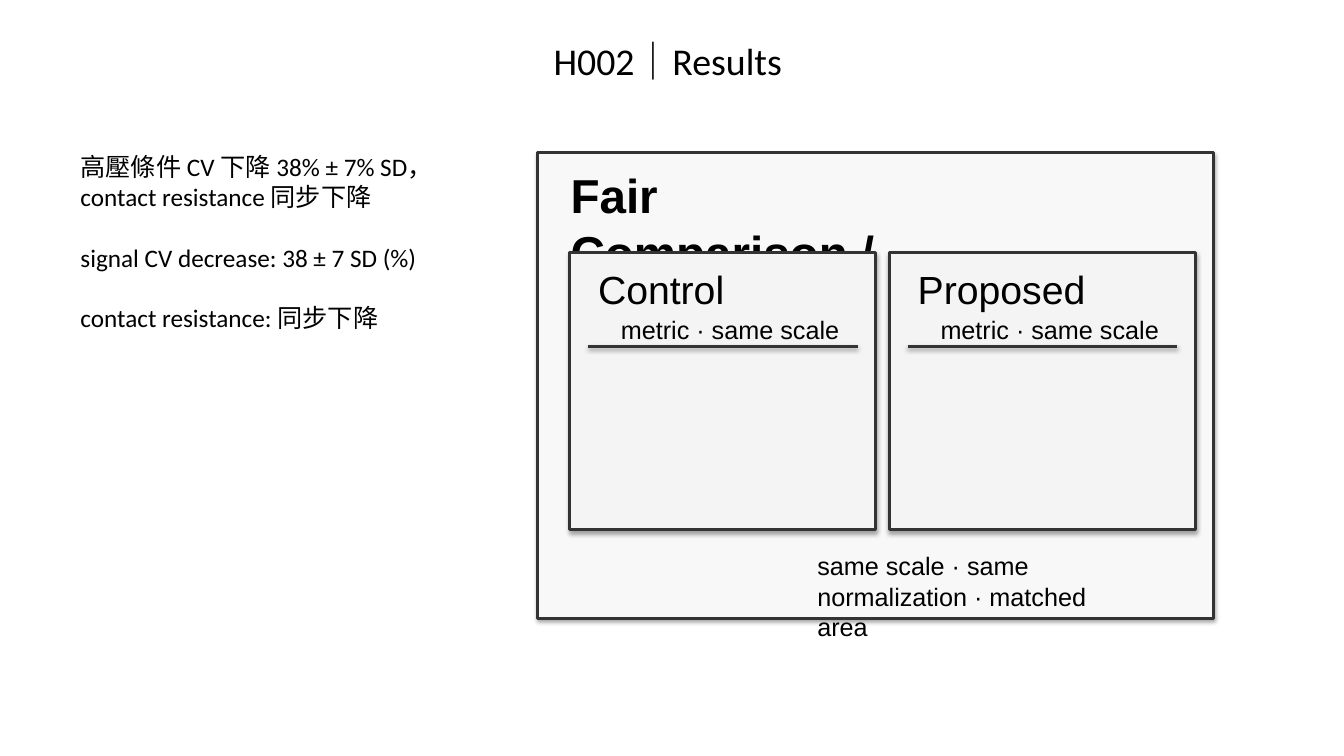
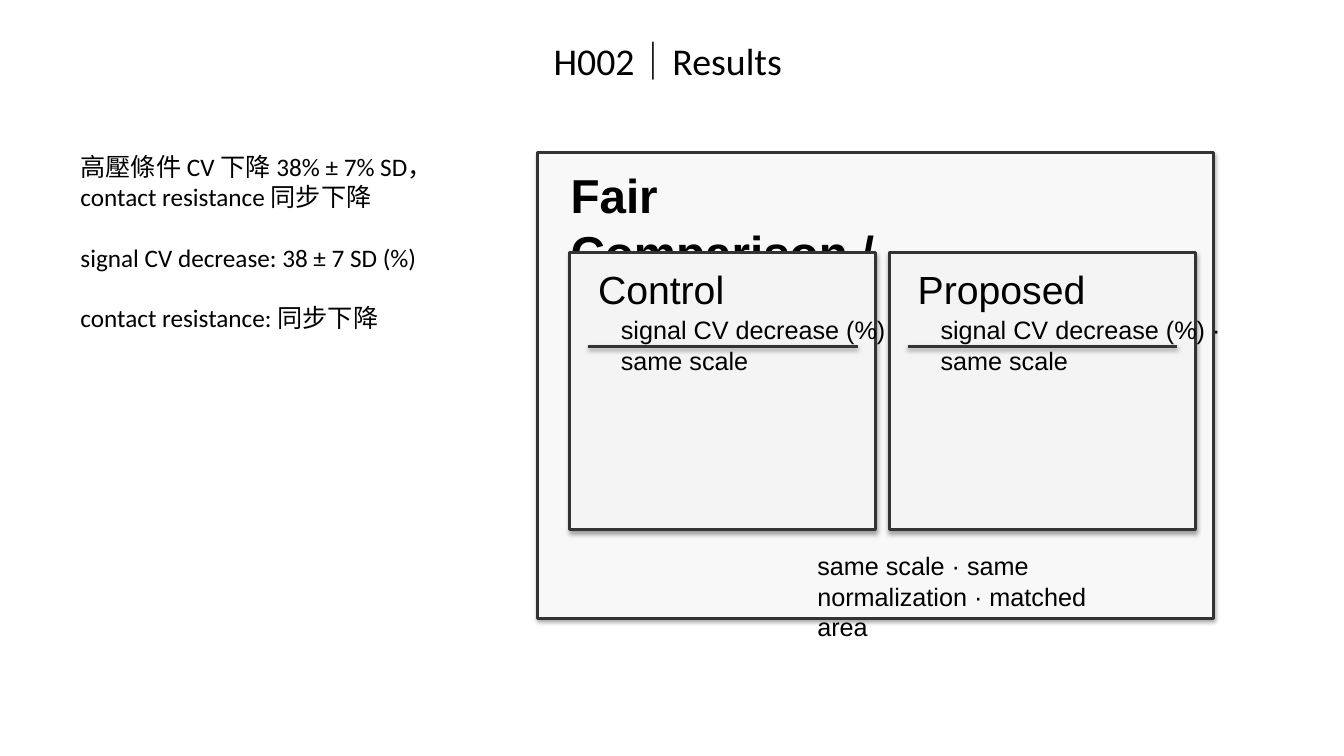
Before and after one commit to Gary0915/AI-Research-SKILLs, a slide deck: slide 19 of thesis-deck-system/artifacts/phase3/cp5-final-visual-composition-acceptance-deck.pptx. Drawn at 1344x756 pixels with LibreOffice and Linux fonts; fonts in the diff are those of the drawing. Boxes give left, top, right and bottom in pixels: in the first picture for what was removed or moved away, otherwise in the second. Text is boxed around its words. In the diff, an @@ line names an element or a change of style, - is before the commit and + after.

```diff
--- a/thesis-deck-system/artifacts/phase3/cp5-final-visual-composition-acceptance-deck.pptx
+++ b/thesis-deck-system/artifacts/phase3/cp5-final-visual-composition-acceptance-deck.pptx
@@ text at (621, 320, 840, 371): text changed @@
-metric · same scale
+signal CV decrease (%) · same scale
@@ text at (941, 320, 1159, 371): text changed @@
-metric · same scale
+signal CV decrease (%) · same scale
```
Also in this commit, not shown: 8 other slides changed, 33 other files.
